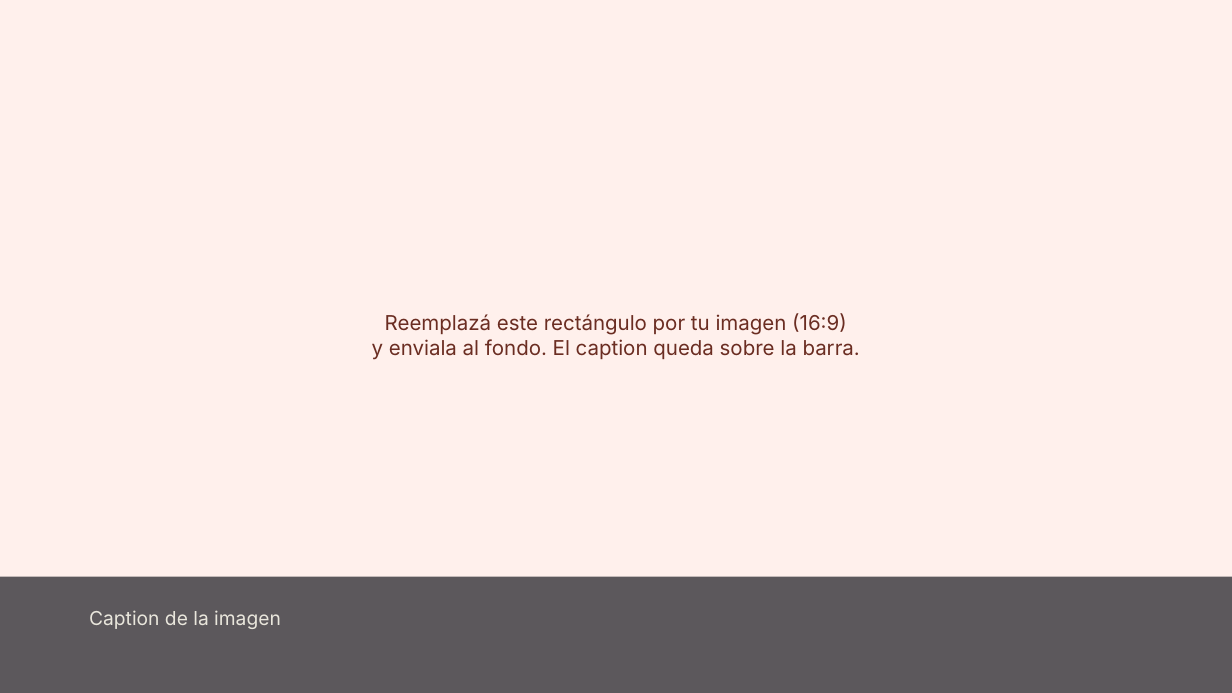
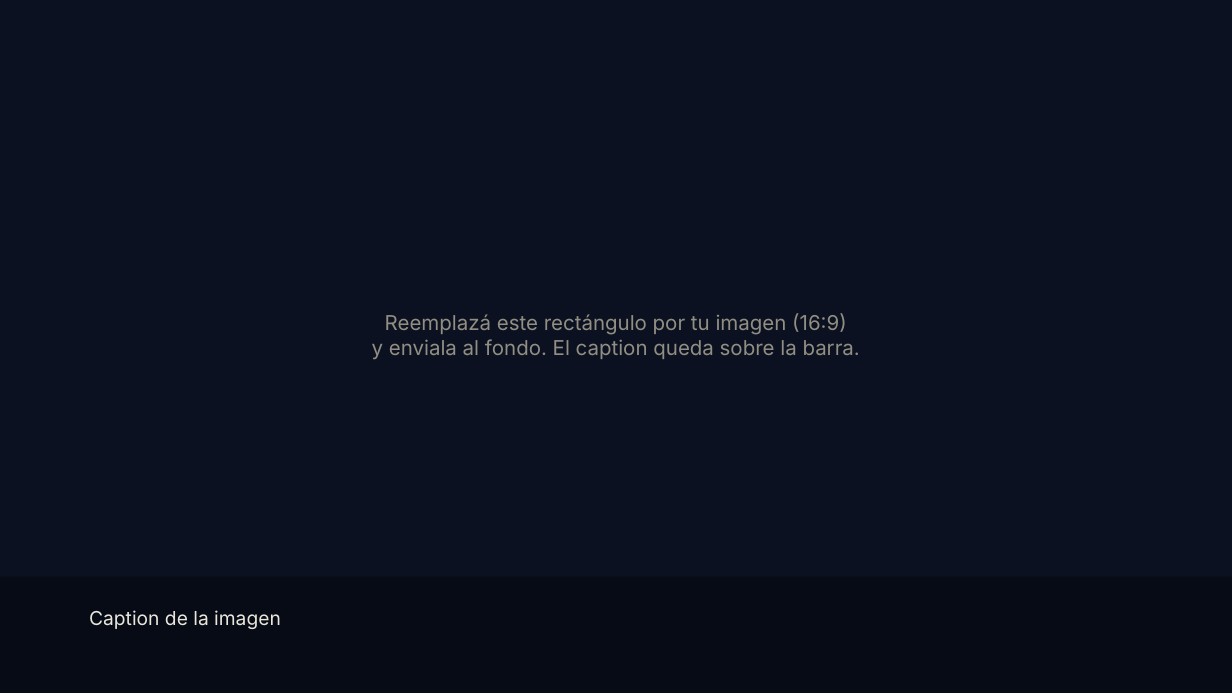
Before and after one commit to ChristianLuciani/brand-kit-christianluciani, a slide deck: slide 9 of templates/ppt/plantilla-coral.pptx. Drawn at 1232x693 pixels with LibreOffice and Linux fonts; fonts in the diff are those of the drawing; grey boxes stand for pictures; background and template pictures are left out. Boxes give left, top, right and bottom in pixels: in the first picture for what was removed or moved away, otherwise in the second. Text is boxed around its words. In the diff, an @@ line names an element or a change of style, - is before the commit and + after.

Commit message:
feat(ppt): gold y coral pasan a fondos aurora (mesh de luces sobre night)
- bg-aurora-gold.svg/png: base night + luces oro #c9a84c, ámbar #d99a2b y teal #00c9c0
- bg-aurora-coral.svg/png: base night + supernova #ffb3a0, coral #ff8a70, ámbar y teal
- ambos temas pasan a texto claro (era night sobre gradiente plano); mark settled night
- README: descripciones actualizadas

Generated by Mistral Vibe.

```diff
--- a/templates/ppt/plantilla-coral.pptx
+++ b/templates/ppt/plantilla-coral.pptx
@@ background gradient #FFB3A0 to #FF8A70 to picture (left out) @@
@@ rectangle at [0, 0, 1232, 693]: fill #FFF0EC to #0B1120 @@
@@ text "Reemplazá este rectángulo por tu ..." at [372, 313, 860, 359]: text colour #6B2D22 to #918E83 @@
```
Also in this commit, not shown: 10 other slides changed, 14 other files.
